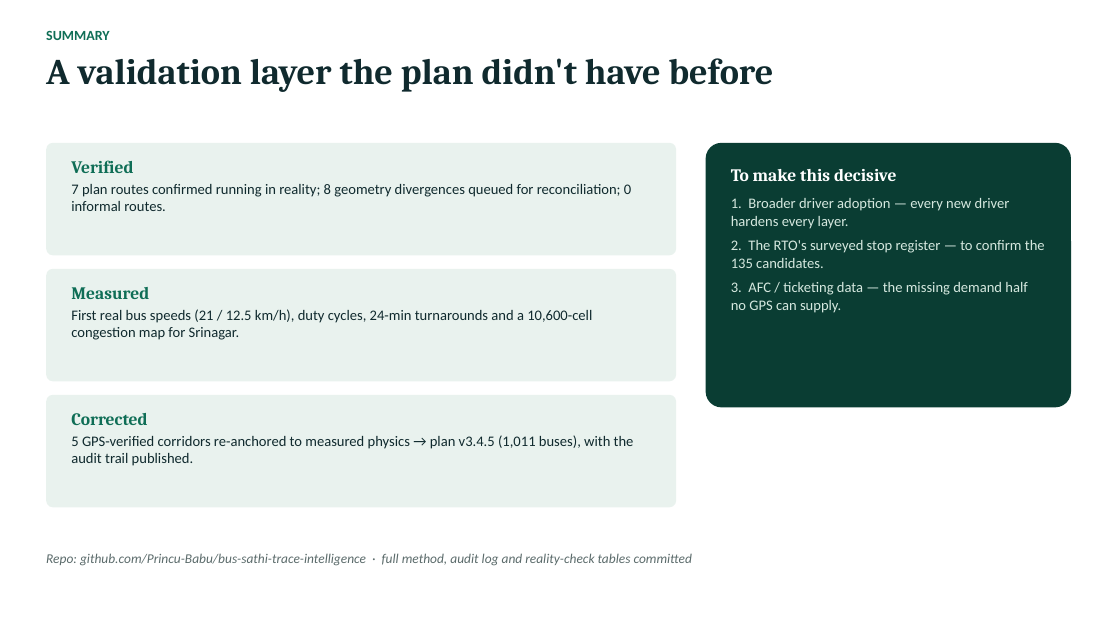
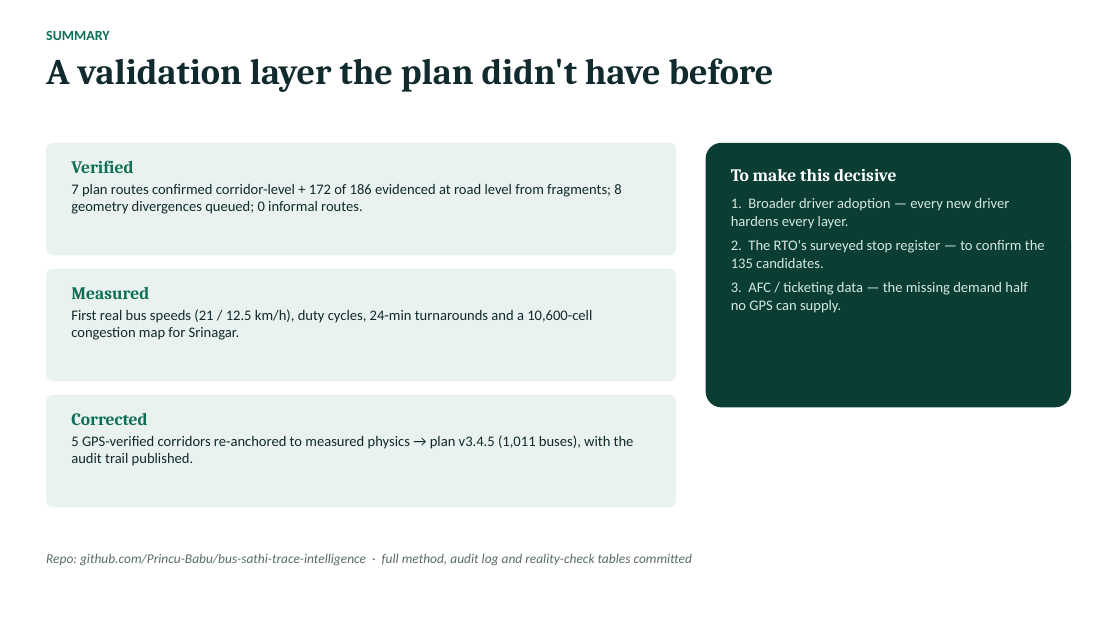
Before and after one commit to Princu-Babu/bus-sathi-trace-intelligence, a slide deck: slide 14 of Bus_Sathi_Trace_Intelligence_Briefing.pptx (slide 13 before the commit). Drawn at 1120x630 pixels with LibreOffice and Linux fonts; fonts in the diff are those of the drawing. Boxes give left, top, right and bottom in pixels: in the first picture for what was removed or moved away, otherwise in the second. Text is boxed around its words. In the diff, an @@ line names an element or a change of style, - is before the commit and + after.

```diff
--- a/Bus_Sathi_Trace_Intelligence_Briefing.pptx
+++ b/Bus_Sathi_Trace_Intelligence_Briefing.pptx
@@ text at (71, 184, 621, 214): text changed @@
-7 plan routes confirmed running in reality; 8 geometry divergences queued for reconciliation; 0 informal routes.
+7 plan routes confirmed corridor-level + 172 of 186 evidenced at road level from fragments; 8 geometry divergences queued; 0 informal routes.
```
Also in this commit, not shown: 1 slide added, 4 other files.
